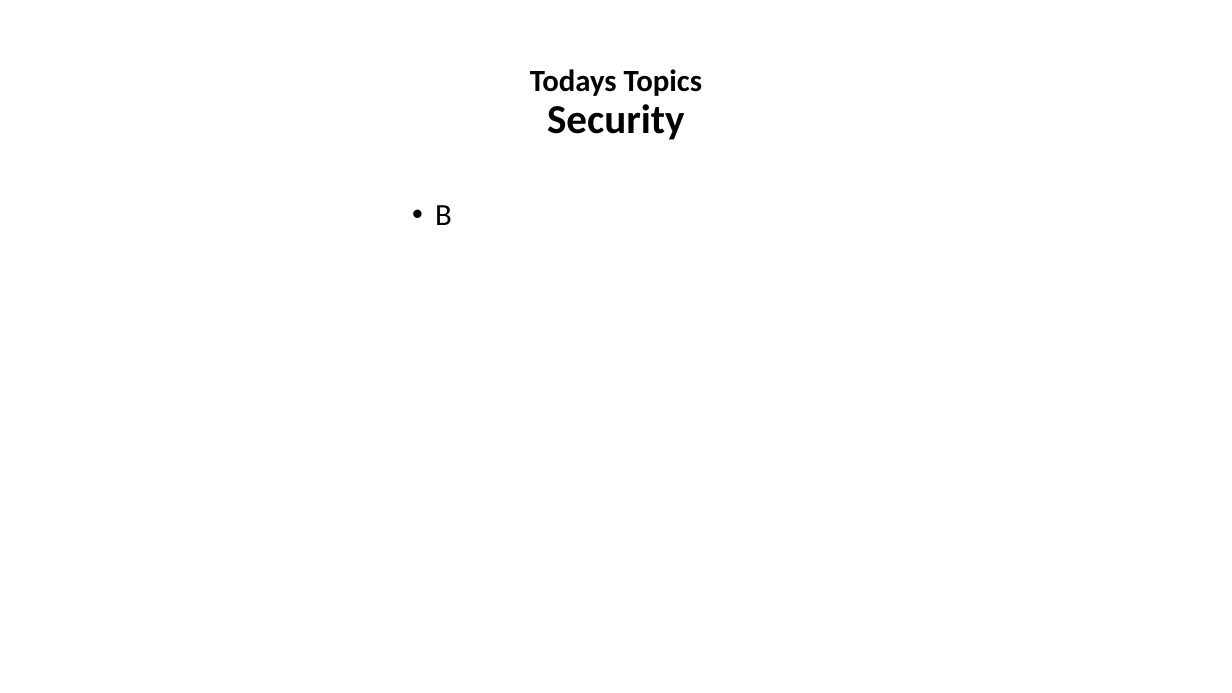
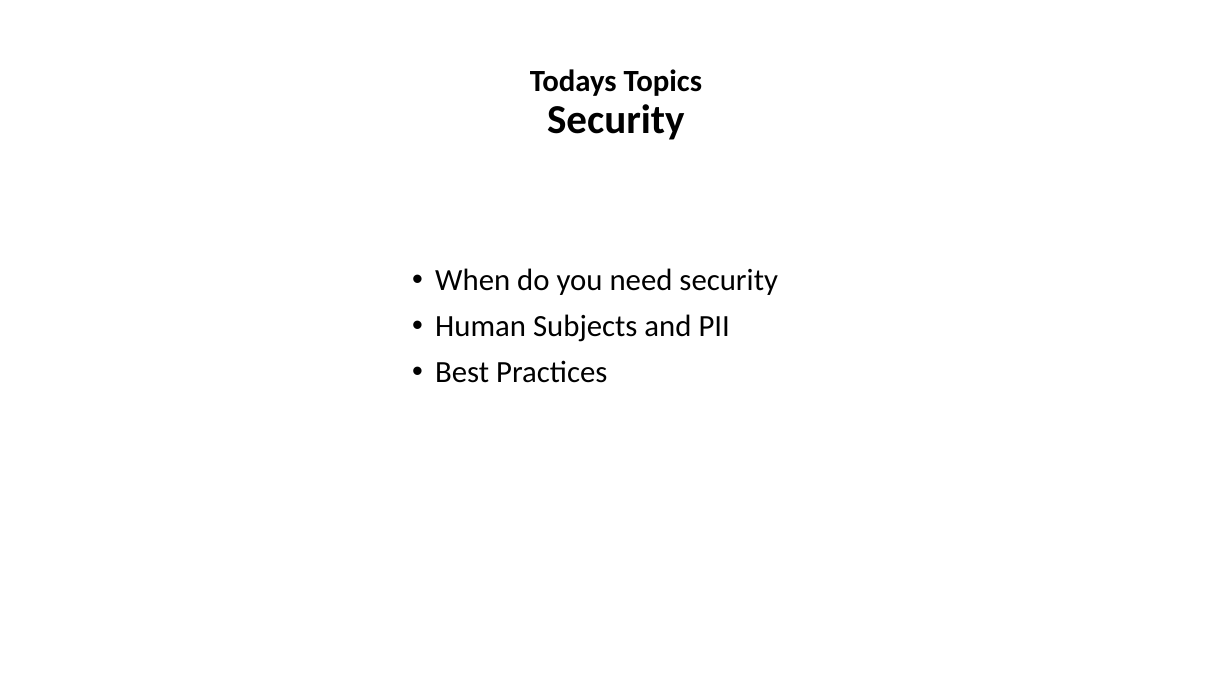
Before and after one commit to tibbben/teaching.data.literacy, a slide deck: slide 2 of UM_DataManagementClass/Lessons/05/05_SecondMeeting.pptx. Drawn at 1232x693 pixels with LibreOffice and Linux fonts; fonts in the diff are those of the drawing. Boxes give left, top, right and bottom in pixels: in the first picture for what was removed or moved away, otherwise in the second. Text is boxed around its words. In the diff, an @@ line names an element or a change of style, - is before the commit and + after.

```diff
--- a/UM_DataManagementClass/Lessons/05/05_SecondMeeting.pptx
+++ b/UM_DataManagementClass/Lessons/05/05_SecondMeeting.pptx
@@ text at (x1=435, y1=268, x2=778, y2=383): text changed @@
-• B
+• When do you need security
+• Human Subjects and PII
+• Best Practices
```
Also in this commit, not shown: 1 other slide changed, 27 slides added, 2 other files.
